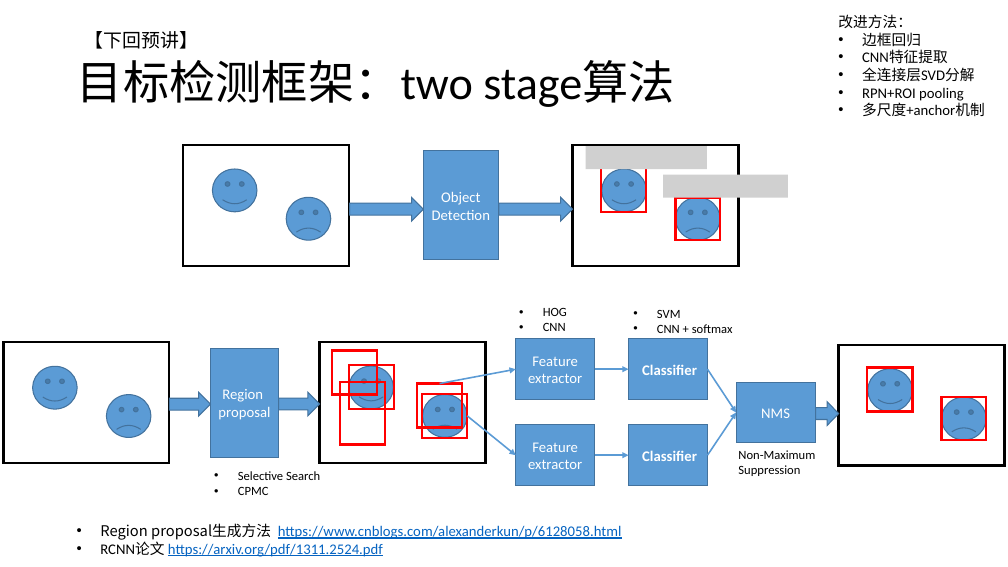
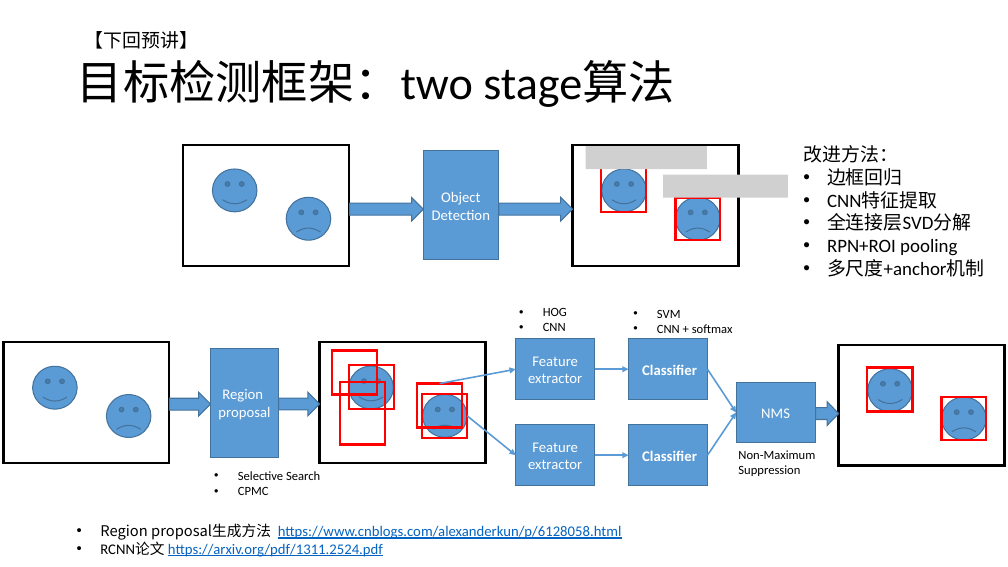
Before and after one commit to LeonJinC/Fast-Convolution-with-SIMD-and-GEMM, a slide deck: slide 33 of 结合SIMD和GEMM的快速卷积及其在高斯模糊中的应用.pptx (slide 31 before the commit). Drawn at 1008x567 pixels with LibreOffice and Linux fonts; fonts in the diff are those of the drawing; grey boxes stand for pictures. Boxes give left, top, right and bottom in pixels: in the first picture for what was removed or moved away, otherwise in the second. Text is boxed around its words. In the diff, an @@ line names an element or a change of style, - is before the commit and + after.

```diff
--- a/结合SIMD和GEMM的快速卷积及其在高斯模糊中的应用.pptx
+++ b/结合SIMD和GEMM的快速卷积及其在高斯模糊中的应用.pptx
@@ text "改进方法：": place and size @@
-text "改进方法：" at [838,14,985,116]
+text "改进方法：" at [803,145,984,277]
@@ text "改进方法：" at [803,145,984,277]: size 14 to 18 pt @@
```
Also in this commit, not shown: 21 other slides changed, 4 slides added, 1 slide removed, 2 other files.
